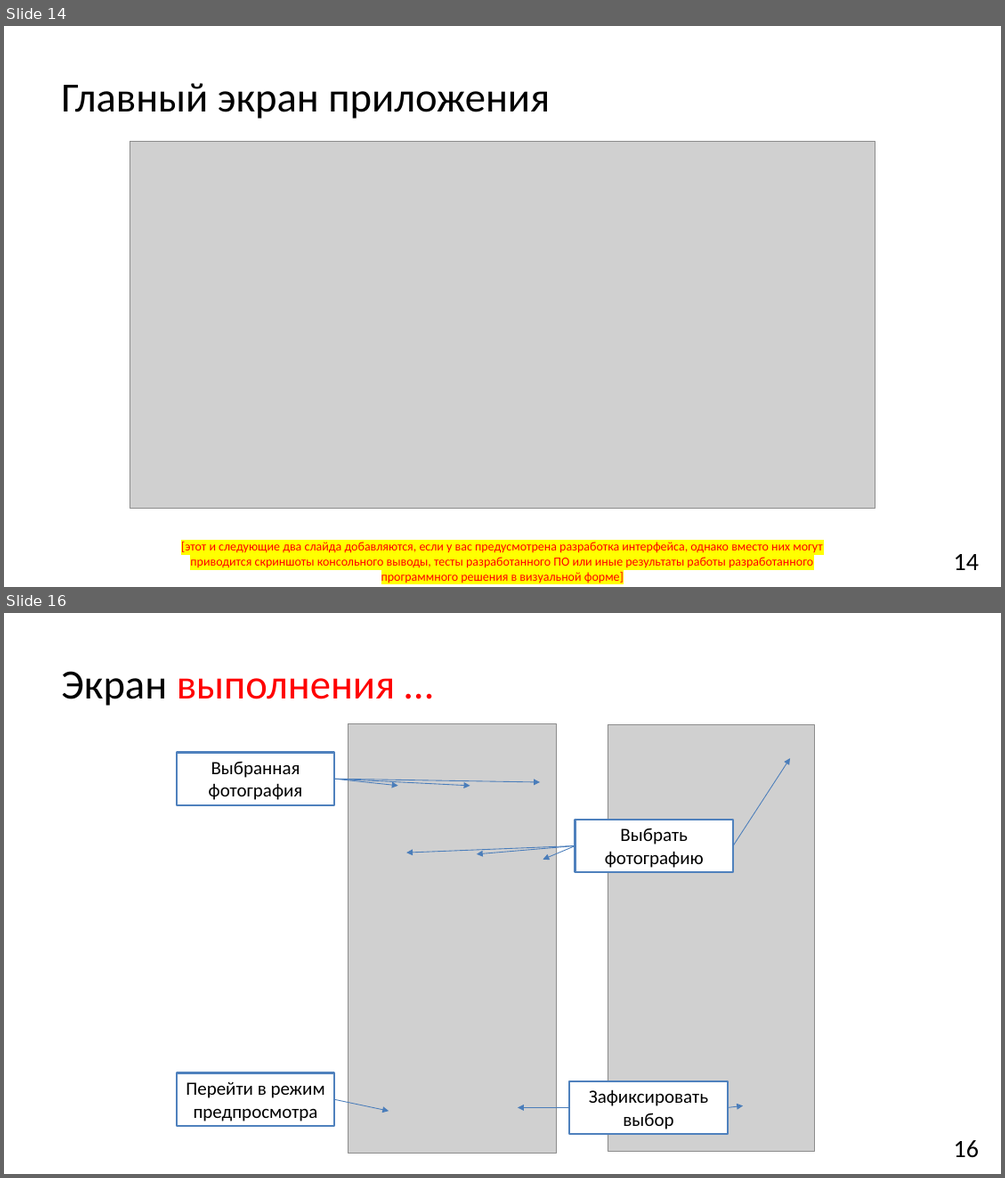
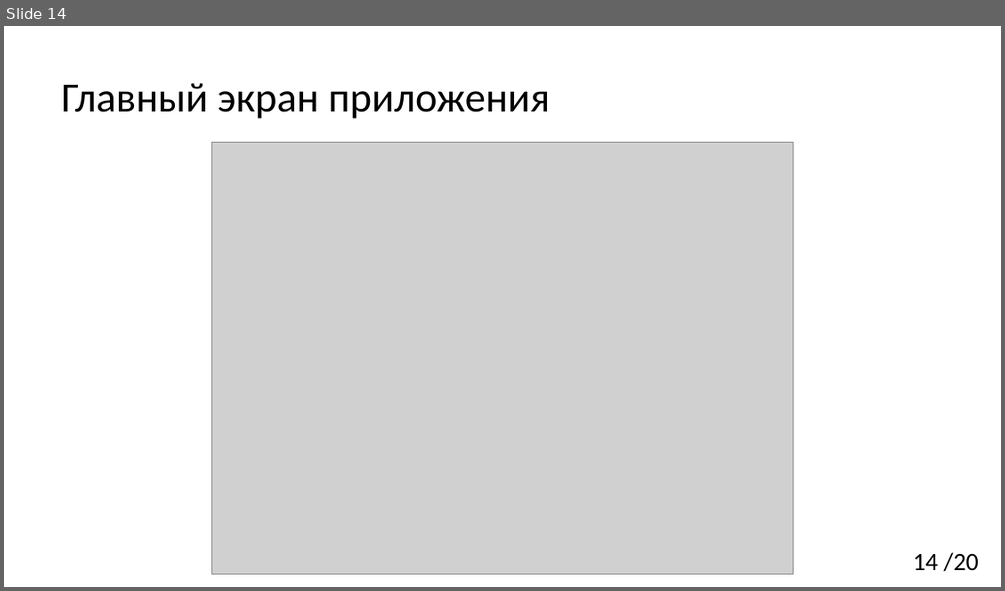
Before and after one commit to YaroslavMestkovsky/VKR, a slide deck: 3 [Презентация].pptx. Shown one above the other, each under a label of ours: slides 14 and 16 before the commit, slide 14 after it; the slides between them are not shown. The pictures are 1005x1178 and 1005x591 pixels, drawn with LibreOffice and Linux fonts; fonts in the diff are those of the drawing; grey boxes stand for pictures. Boxes give left, top, right and bottom in pixels: in the first picture for what was removed or moved away, otherwise in the second. Text is boxed around its words. In the diff, an @@ line names an element or a change of style, - is before the commit and + after.

```diff
--- a/3 [Презентация].pptx
+++ b/3 [Презентация].pptx
@@ slide 16 removed at (4, 613, 1001, 1174), background #FFFFFF @@
@@ title removed at (61, 671, 395, 706) @@
-Экран выполнения …
@@ picture removed at (348, 723, 557, 1152) @@
@@ picture removed at (607, 724, 815, 1151) @@
@@ rectangle removed at (177, 752, 334, 805) @@
-Выбранная фотография
@@ arrow removed from (733, 845) to (790, 758) @@
@@ arrow removed from (334, 779) to (398, 786) @@
@@ arrow removed from (334, 779) to (469, 786) @@
@@ arrow removed from (334, 779) to (540, 782) @@
@@ rectangle removed at (575, 819, 733, 873) @@
-Выбрать фотографию
@@ arrow removed from (575, 845) to (406, 852) @@
@@ arrow removed from (575, 845) to (477, 854) @@
@@ arrow removed from (575, 845) to (543, 859) @@
@@ rectangle removed at (177, 1073, 334, 1126) @@
-Перейти в режим предпросмотра
@@ rectangle removed at (569, 1081, 727, 1135) @@
-Зафиксировать выбор
@@ arrow removed from (334, 1099) to (389, 1111) @@
@@ arrow removed from (569, 1107) to (518, 1107) @@
@@ arrow removed from (728, 1107) to (743, 1106) @@
@@ page number removed at (954, 1140, 979, 1158) @@
-16
@@ slide 14 changed as well @@
@@ picture: place and size @@
-picture at (130, 142, 875, 508)
+picture at (212, 142, 793, 574)
@@ text removed at (181, 541, 822, 583) @@
-[этот и следующие два слайда добавляются, если у вас предусмотрена разработка интерфейса, однако вместо них могут приводится скриншоты консольного выводы, тесты разработанного ПО или иные результаты работы разработанного программного решения в визуальной форме]
@@ page number at (913, 552, 979, 571): text changed @@
-14
+14 /20
```
Also in this commit, not shown: 3 other slides changed, 15 slides added, 13 other slides removed, 1 other file.
